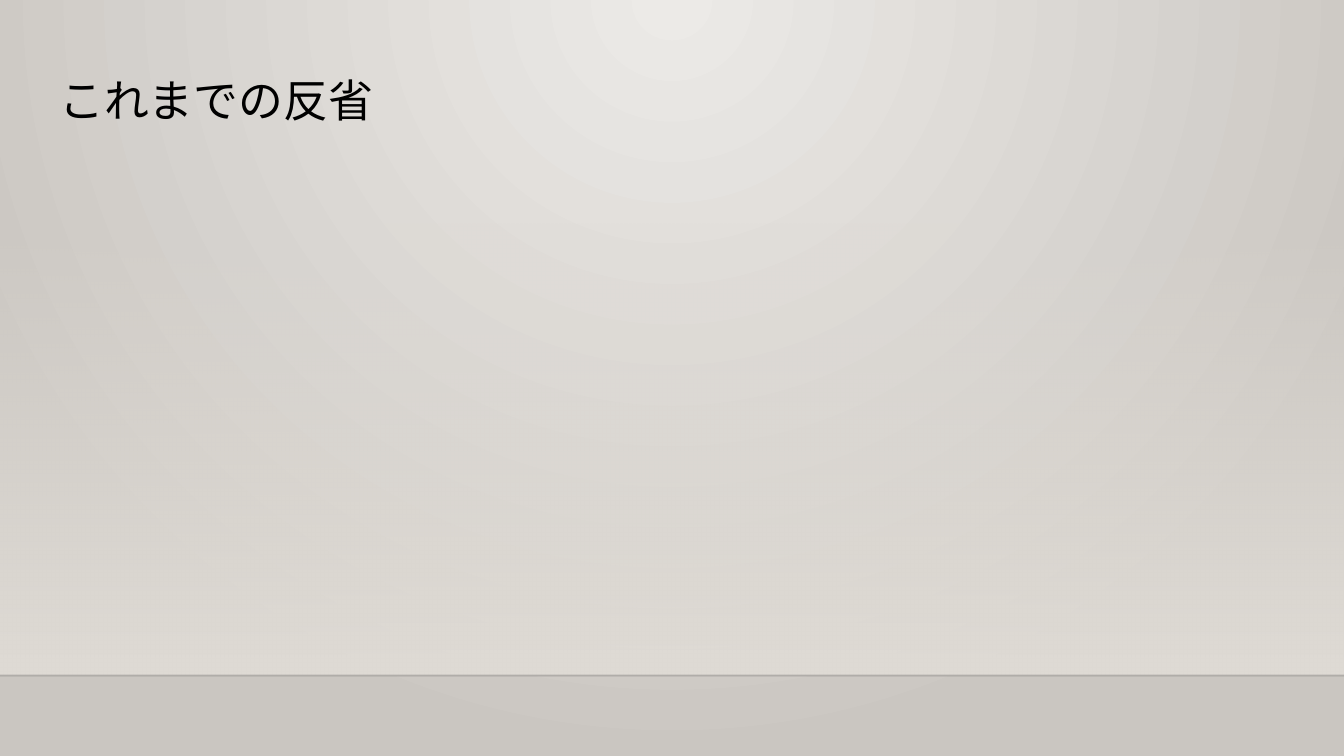
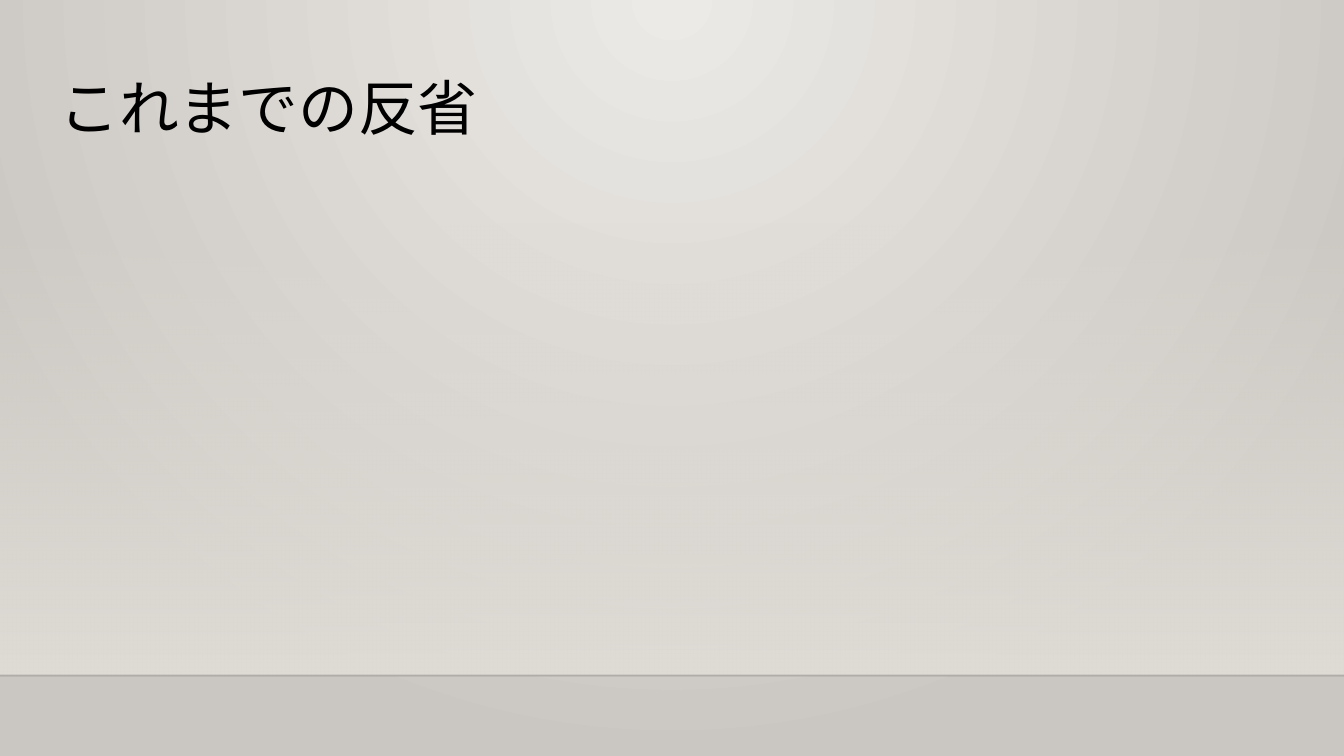
Before and after one commit to er-cat/schooltask, a slide deck: slide 6 of ロボティクスデザイン/みよしばるーんm.pptx. Drawn at 1344x756 pixels with LibreOffice and Linux fonts; fonts in the diff are those of the drawing; background and template pictures are left out. Boxes give left, top, right and bottom in pixels: in the first picture for what was removed or moved away, otherwise in the second. Text is boxed around its words. In the diff, an @@ line names an element or a change of style, - is before the commit and + after.

```diff
--- a/ロボティクスデザイン/みよしばるーんm.pptx
+++ b/ロボティクスデザイン/みよしばるーんm.pptx
@@ title "これまでの反省" at (59, 79, 477, 135): size 24 to 32 pt @@
```
Also in this commit, not shown: 5 other slides changed.
